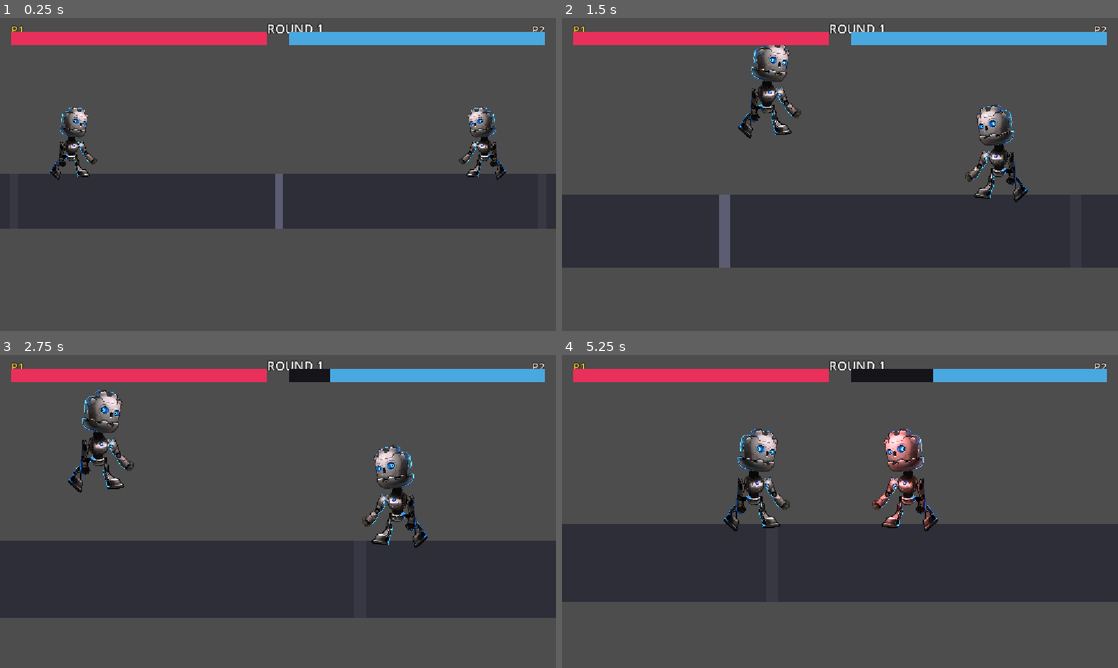
Above: before the commit, frames 1-4 (two rows, left to right).
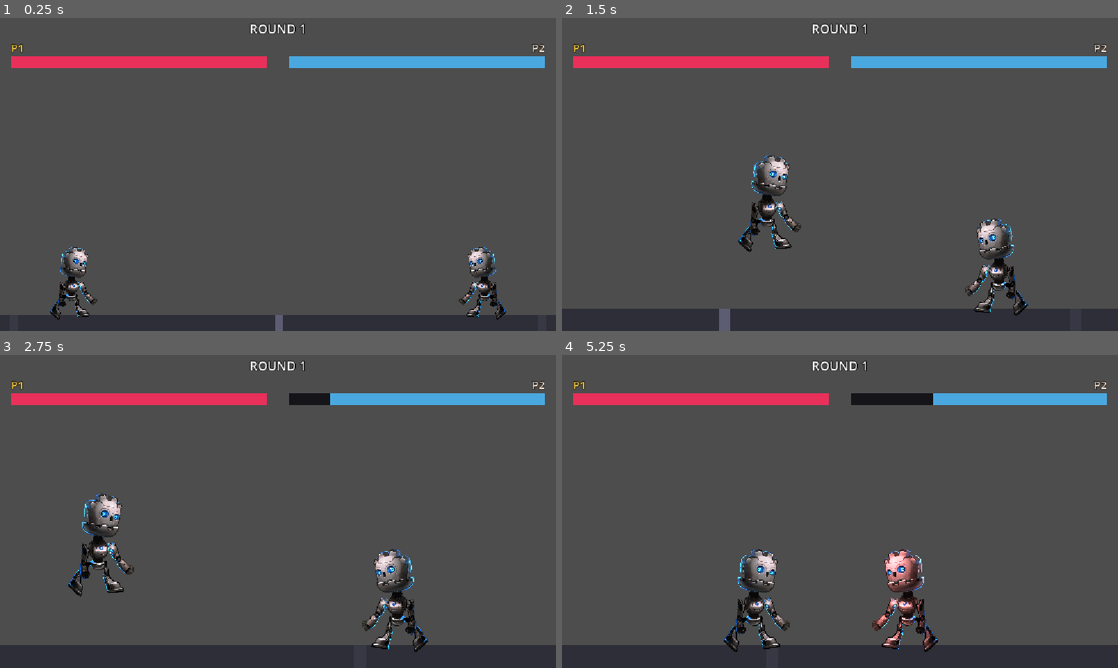
Above: after the commit, the same moments.

Repository: sausalito-labs/one-arcade
Game: Godot game, scene res://scenes/main_arena_2d.tscn
Two runs of this game, one before a commit and one after it. Both use one fixed random seed, a clock stepped at 60 frames per second and the inputs below.
Inputs:
- Up to frame 1 (0.25 s): no input
- Up to frame 2 (1.5 s): hold D (move_right) from 0.53 s (still down); tap J (jab) at 0.6 s; tap Space (jump) at 0.77, 0.8, 1.07, 1.35 s
- Up to frame 3 (2.75 s): tap Space (jump) at 1.52, 1.82, 2.3 s; tap J (jab) at 1.55, 2.1 s; release D (move_right) at 2.03 s; hold A (move_left) from 2.03 s (still down)
- Up to frame 4 (5.25 s): release A (move_left) at 2.78 s; hold D (move_right) 2.78-4.28 s; tap Shift (walk) at 2.85 s; tap Space (jump) at 3.02, 3.32, 3.77, 3.8, 4.07, 4.35, 4.52, 4.82 s; tap J (jab) at 3.05, 3.6, 4.55, 5.1 s; hold A (move_left) 4.28-5.03 s; hold D (move_right) from 5.03 s (still down)

The runs differ from the first frame. In frame 1, 32% of the frame differs, in the area x 0-100%, y 2-100%; in frame 2, 40%; in frame 3, 42%; in frame 4, 43%.

Commit message:
refactor: trim export bloat, remove dead code, tighten fight HUD/camera
- Exclude player_robot/reference/* and build/* from the web export: the
  500KB art reference pack and the build output icons were being packed
  into every index.pck (1.4MB -> 390KB) despite being unused at runtime.
- Drop dead code in player.gd: unused _animation_tree node, no-op
  on_health_changed() stub and its call in FightSystem.register_fighter.
- Fix stale comment referencing a nonexistent hitbox_monitor_timeout.
- fight_camera: track only X toward the fighter midpoint; Y is now solely
  owned by the floor-framing clamp (the old code lerped then immediately
  overrode Y, fighting itself).
- fight_hud: single _bar_geometry() helper replaces duplicate bar-width
  math between _relayout() and _update_fill().
- Fix project name typo one-arcarde -> one-arcade; add trailing newlines.
- serve_demo/build_demo: gzip-compress wasm/pck/js payloads to cut the
  first-load download from 33.8MB to ~7.6MB.

Diff:
--- a/player_robot/player.gd
+++ b/player_robot/player.gd
@@ -40,7 +40,6 @@
 ## Active hitbox is armed and may damage the opponent (during jab windup-out).
 var hitbox_active := false
 
-@onready var _animation_tree := $AnimationTree
 @onready var _hitbox := $Hitbox
 @onready var _hurtbox := $Hurtbox
 
@@ -161,9 +160,8 @@
 	return false
 
 
-## Arm the hitbox for the active frames of the jab. The box stays live until the
-## punch retract; _physics_process disarms it shortly after (see timer logic in
-## _physics_process via hitbox_monitor_timeout).
+## Arm the hitbox for the active frames of the jab. The box stays live until
+## the punch retract; a short-lived timer disarms it.
 func arm_hitbox() -> void:
 	if hitbox_active:
 		return
@@ -197,11 +195,6 @@
 	sw.tween_property($Sprite2D, "modulate", Color.WHITE, 0.18)
 
 
-## Called by FightSystem when health changes (or fighter first registers).
-func on_health_changed() -> void:
-	pass
-
-
 func reset_fighter() -> void:
 	health = FightSystem.MAX_HEALTH
 	hitstun_remaining = 0.0
--- a/project.godot
+++ b/project.godot
@@ -10,7 +10,7 @@
 
 [application]
 
-config/name="one-arcarde"
+config/name="one-arcade"
 run/main_scene="res://scenes/main_arena_2d.tscn"
 config/features=PackedStringArray("4.7", "GL Compatibility")
 
--- a/src/fight_camera.gd
+++ b/src/fight_camera.gd
@@ -16,6 +16,14 @@
 @export var clamp_right: float = 600.0
 @export var clamp_top: float = 200.0
 @export var clamp_bottom: float = 700.0
+## World-space Y of the floor line the fighters stand on. The camera keeps
+## this line pinned just above the bottom of the frame instead of centering
+## the fighters, so the floor reads as a solid stage rather than a floating
+## strip with empty void above and below it.
+@export var floor_y: float = 500.0
+## Extra world-space visible below the floor line (a sliver of stage under
+## the fighters). Keep small so there is no "floating floor" gap.
+@export var floor_pad: float = 12.0
 
 var fighter_a: Node2D
 var fighter_b: Node2D
@@ -27,6 +35,7 @@
 		global_position = (fighter_a.global_position + fighter_b.global_position) * 0.5
 	elif fighter_a:
 		global_position = fighter_a.global_position
+	_apply_y_framing()
 
 func _process(delta: float) -> void:
 	if not fighter_a or not fighter_b:
@@ -43,10 +52,15 @@
 	var target_zoom: float = clampf(screen / span, min_zoom, max_zoom)
 	zoom = zoom.lerp(Vector2.ONE * target_zoom, 1.0 - exp(-follow_speed * delta))
 
-	global_position = global_position.lerp(midpoint, 1.0 - exp(-follow_speed * delta))
+	# Only X tracks the fighters; Y is pinned by _apply_y_framing (floor near
+	# the bottom of the frame), so the lerp must not mess with Y.
+	var half_w := (get_viewport_rect().size.x / 2.0) / zoom.x
+	global_position.x = lerpf(global_position.x, midpoint.x, 1.0 - exp(-follow_speed * delta))
+	global_position.x = clampf(global_position.x, clamp_left + half_w, clamp_right - half_w)
+	_apply_y_framing()
 
-	# Keep the visible area inside the ring.
-	var half_w := (get_viewport_rect().size.x / 2.0) / zoom.x
+
+## Pin the bottom of the screen just below the floor line and keep Y there.
+func _apply_y_framing() -> void:
 	var half_h := (get_viewport_rect().size.y / 2.0) / zoom.y
-	global_position.x = clampf(global_position.x, clamp_left + half_w, clamp_right - half_w)
-	global_position.y = clampf(global_position.y, clamp_top + half_h, clamp_bottom - half_h)
+	global_position.y = clampf(floor_y + floor_pad - half_h, clamp_top + half_h, clamp_bottom - half_h)
--- a/src/fight_hud.gd
+++ b/src/fight_hud.gd
@@ -9,7 +9,8 @@
 const MARGIN_F := 0.02
 const CENTER_GAP_F := 0.04
 const BAR_HEIGHT := 26.0
-const BAR_TOP := 30.0
+const BAR_TOP := 78.0
+const NAME_TOP := 46.0
 const BAR_COLORS := {1: Color("#e8305a"), 2: Color("#4aa8e0")}
 const NAME_COLORS := {1: Color("#ffd23f"), 2: Color("#ffe8d6")}
 
@@ -48,10 +49,8 @@
 	round.add_theme_color_override("font_color", Color("#ffffff"))
 	round.add_theme_color_override("font_outline_color", Color("#000000"))
 	round.add_theme_constant_override("outline_size", 6)
-	round.position = Vector2(0, 4)
-	round.size = Vector2(1, 30)
-	round.size_flags_horizontal = Control.SIZE_EXPAND_FILL
-	round.set_anchors_preset(Control.PRESET_TOP_WIDE)
+	round.set_anchors_and_offsets_preset(Control.PRESET_TOP_WIDE)
+	round.offset_top = 4
 	round.mouse_filter = Control.MOUSE_FILTER_IGNORE
 	root.add_child(round)
 	_round_label = round
@@ -99,12 +98,12 @@
 ## Recompute layout after a resize: bars scale with the viewport so they
 ## always span the screen edge-to-edge with a small symmetric margin.
 func _relayout() -> void:
+	var bar_w: float = _bar_geometry()
+	if bar_w <= 0.0:
+		return
+
 	var vw: float = get_viewport().get_visible_rect().size.x
 	var margin: float = vw * MARGIN_F
-	var gap: float = vw * CENTER_GAP_F
-	var bar_w: float = (vw - margin * 2.0 - gap) / 2.0
-	if bar_w <= 0.0:
-		return
 
 	for fighter_id: int in [1, 2]:
 		var is_left: bool = fighter_id == 1
@@ -112,8 +111,8 @@
 
 		_frames[fighter_id].position = Vector2(x, BAR_TOP)
 		_frames[fighter_id].size = Vector2(bar_w, BAR_HEIGHT)
-		# Name label sits directly above its bar, full bar-width wide.
-		_names[fighter_id].position = Vector2(x, 8)
+		# Name label sits above its bar, full bar-width wide.
+		_names[fighter_id].position = Vector2(x, NAME_TOP)
 		_names[fighter_id].size = Vector2(bar_w, 22)
 
 		var fill: ColorRect = _fills[fighter_id]
@@ -125,12 +124,17 @@
 		_update_fill(fighter_id, FightSystem.health[fighter_id])
 
 
-func _update_fill(fighter_id: int, hp: float) -> void:
-	var fill: ColorRect = _fills[fighter_id]
+## One source of truth for bar geometry derived from the current viewport.
+func _bar_geometry() -> float:
 	var vw: float = get_viewport().get_visible_rect().size.x
 	var margin: float = vw * MARGIN_F
 	var gap: float = vw * CENTER_GAP_F
-	var bar_w: float = (vw - margin * 2.0 - gap) / 2.0
+	return (vw - margin * 2.0 - gap) / 2.0
+
+
+func _update_fill(fighter_id: int, hp: float) -> void:
+	var fill: ColorRect = _fills[fighter_id]
+	var bar_w: float = _bar_geometry()
 	var new_width: float = bar_w * (hp / FightSystem.MAX_HEALTH)
 	var anchor_x: float = fill.get_meta("anchor_x")
 	fill.position.x = anchor_x - new_width if fighter_id == 2 else anchor_x
--- a/src/fight_system.gd
+++ b/src/fight_system.gd
@@ -24,7 +24,6 @@
 	health[fighter.fighter_id] = MAX_HEALTH
 	_koed[fighter.fighter_id] = false
 	fighter.health = MAX_HEALTH
-	fighter.on_health_changed()
 
 
 ## A fighter's hitbox touched an opponent's hurtbox.
Not shown, changed: export_presets.cfg
Not shown, changed: scripts/build_demo.sh
Not shown, changed: scripts/serve_demo.py
